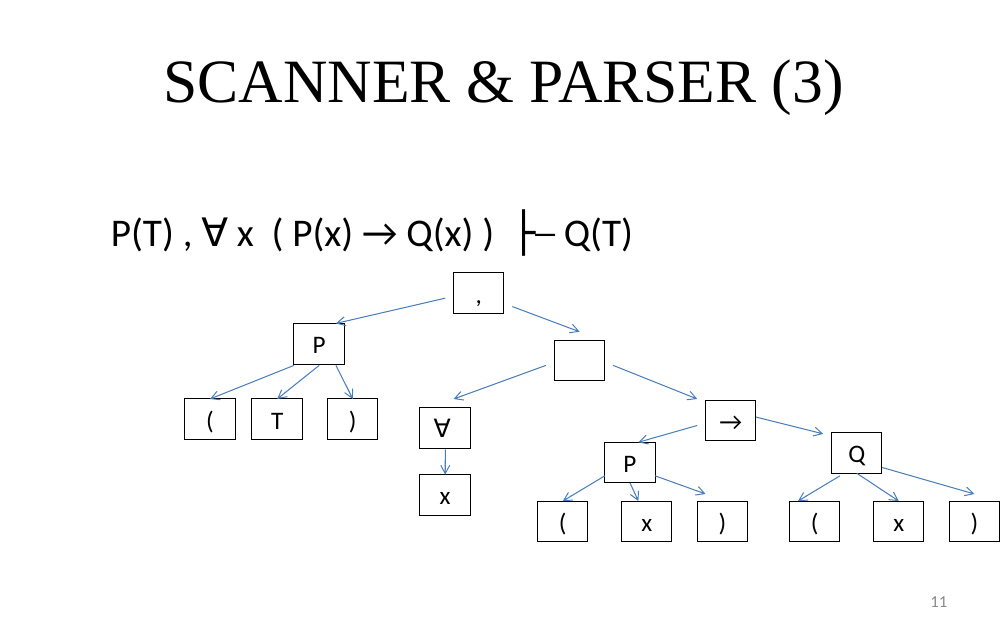
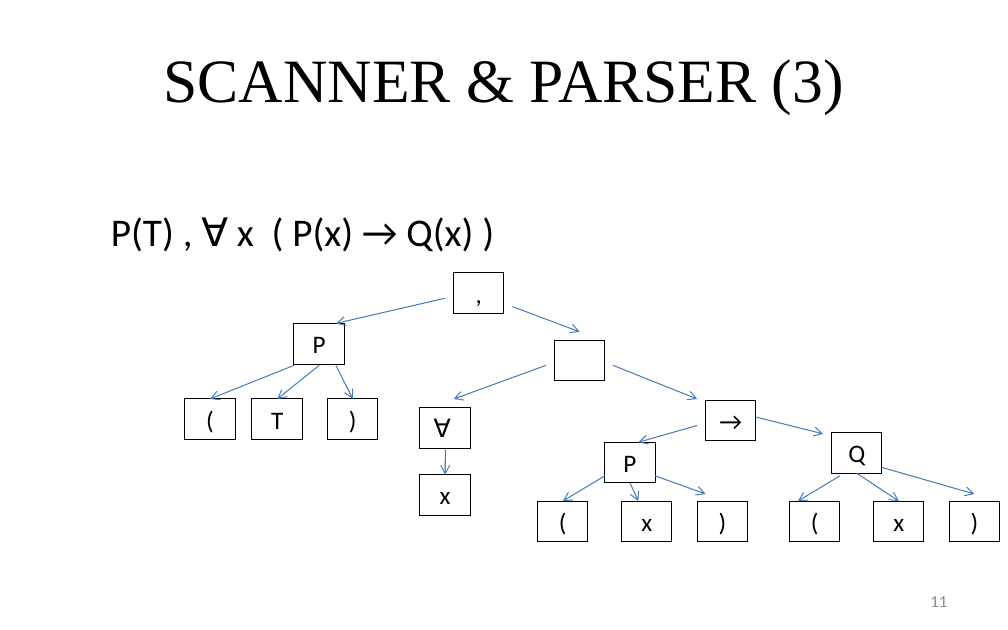
Before and after one commit to giang-rocker/logic, a slide deck: slide 11 of Report/SUY LUẬN TỰ NHIÊN.pptx. Drawn at 1008x630 pixels with LibreOffice and Linux fonts; fonts in the diff are those of the drawing. Boxes give left, top, right and bottom in pixels: in the first picture for what was removed or moved away, otherwise in the second. Text is boxed around its words. In the diff, an @@ line names an element or a change of style, - is before the commit and + after.

```diff
--- a/Report/SUY LUẬN TỰ NHIÊN.pptx
+++ b/Report/SUY LUẬN TỰ NHIÊN.pptx
@@ text at bbox=[111, 217, 473, 252]: text changed @@
-  P(T) , ∀ x ( P(x) → Q(x) ) ├─ Q(T)
+  P(T) , ∀ x ( P(x) → Q(x) )
```
Also in this commit, not shown: 12 other slides changed, 1 slide removed, 5 other files.
